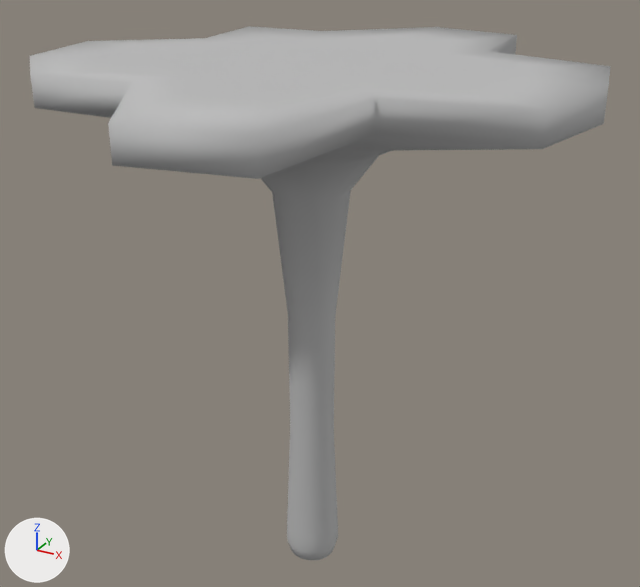
An edit to the Blender file Assets/Art/Platforms/Shroom_platforms/platform_shroom8.blend, drawn before and after from the same camera.
Before and after are seen from a 50 mm lens placed at (4.91, -8.71, 8.09), pointed at (-0.01, 0.24, 3.62). Every picture has the same lights, and +X, +Y and +Z are marked at lower left.

The scene before the commit, as lines of its bpy script (objects in view):
```python
mat_material = principled_material('Material')
mat_material.base_color = (0.5, 0.5, 0.5)  # grey #bcbcbc
mat_material.roughness = 0.8
me_sphere_008 = bpy.data.meshes.new('Sphere.008')
me_sphere_008.from_pydata(...)  # 211 vertices, 217 faces; spans x -3.22..3.22, y -3.41..3.41, z -0.24..6.5
me_sphere_008.polygons.foreach_set('use_smooth', [True] * 217)
me_sphere_008.materials.append(mat_material)  # grey #bcbcbc
ob_platform_shroom8 = bpy.data.objects.new('platform_shroom8', me_sphere_008)
ob_platform_shroom8.location = (0.0, 0.0, 0.0)
```
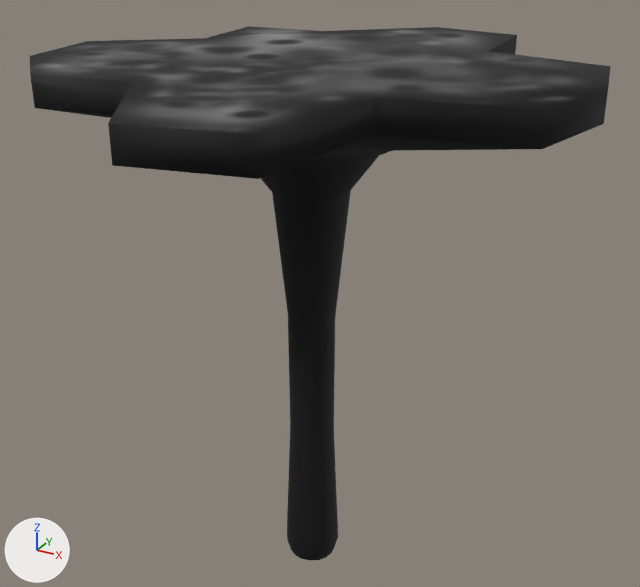
Pixel boxes [x1, y1, x2, y2] of what changed, in the pictures (640 x 587 px):
'platform_shroom8', surface changed
    both: [30, 26, 611, 560]

What the commit changed:
Picture 'ps8' (img_ps8) is new.
In material 'Material' (mat_material), base_color is no longer (0.5, 0.5, 0.5), grey #bcbcbc.
In material 'Material' (mat_material), texture is now set to img_ps8.
